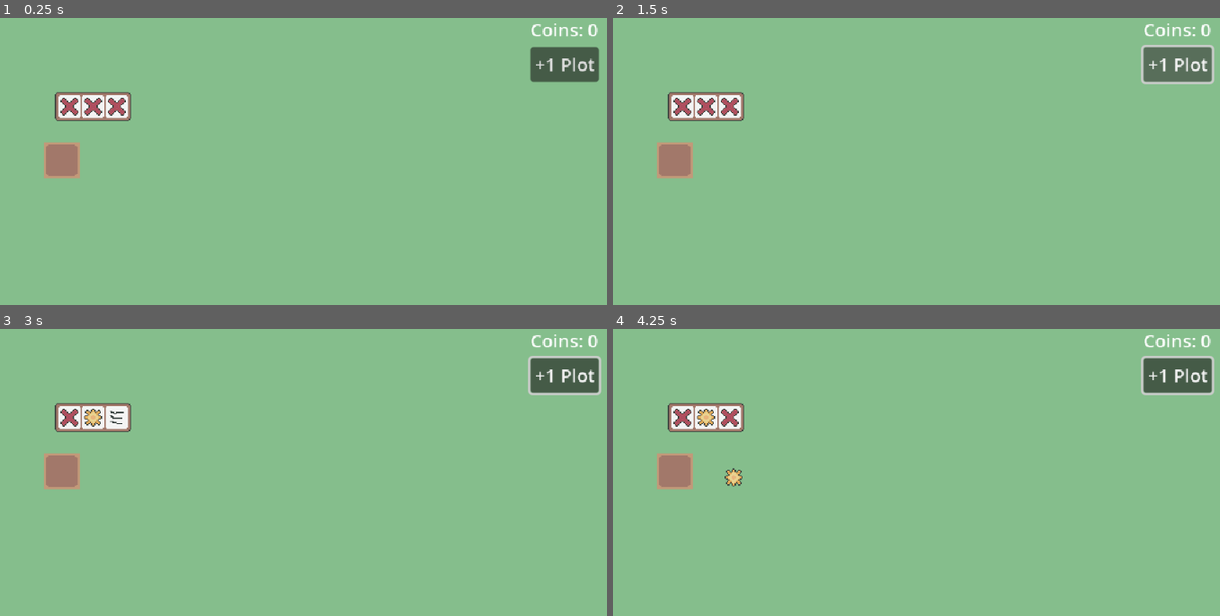
Above: before the commit, frames 1-4 (two rows, left to right).
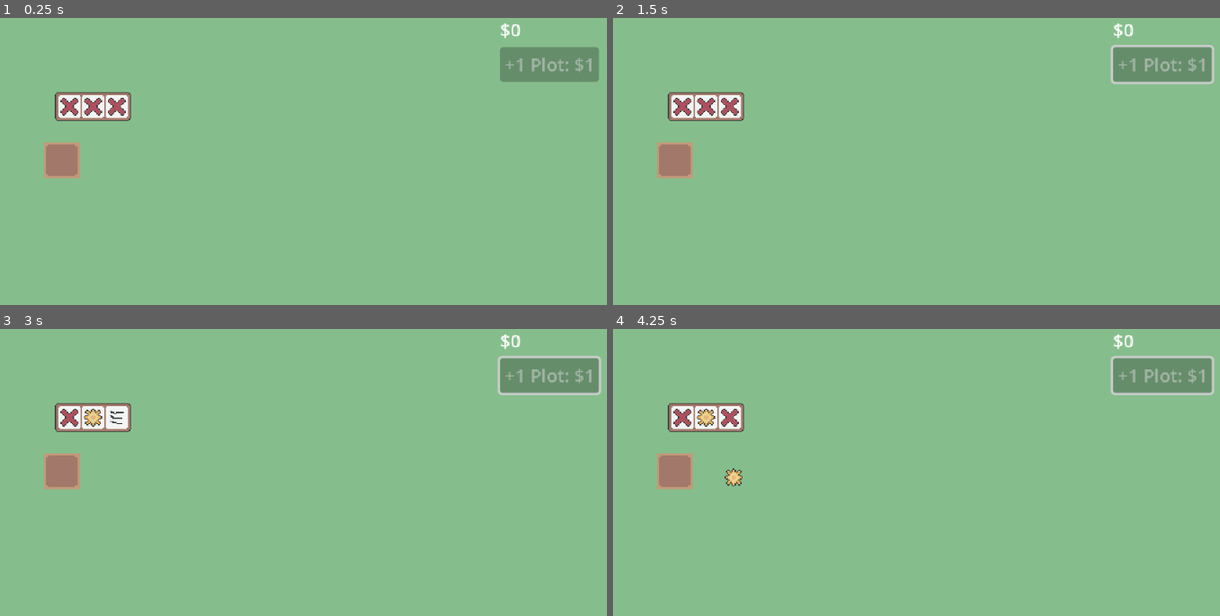
Above: after the commit, the same moments.

Repository: eric-marsh/farminata
Game: Godot game, scene res://scene/scene_switcher.tscn
Same seed, same stepped clock (60 frames per second), same inputs: the game is played once before the commit and once after it.
Inputs (mouse positions are in pixels of both pictures, inside the frame that each line leads up to):
- Up to frame 1 (0.25 s): no input
- Up to frame 2 (1.5 s): click (1177, 63) at 0.5 s, where only the run before the commit has a clickable "+1 Plot"; click (1177, 63) at 1.25 s, where only the run before the commit has a clickable "+1 Plot"
- Up to frame 3 (3 s): click (564, 374) at 2 s, where only the run before the commit has a clickable "+1 Plot"; tap Enter at 2.75 s; drag from (91, 417) to (321, 432) at 2.77 s
- Up to frame 4 (4.25 s): tap Space (ui_select) at 3.5 s; drag from (673, 472) to (825, 601) at 3.52 s

The runs differ from the first frame. In frame 1, 2.2% of the frame differs, in the area x 82-99%, y 1-23%; in frame 2, 2.2%; in frame 3, 2.3%, in the area x 81-99%, y 1-24%; in frame 4, 2.3%.

Commit message:
add plot upgrade

Diff:
--- a/project.godot
+++ b/project.godot
@@ -22,6 +22,7 @@
 Util="*res://script/util.gd"
 Enum="*res://script/enum.gd"
 Prices="*res://script/prices.gd"
+State="*res://script/state.gd"
 
 [display]
 
--- a/scene/canvas_layer.tscn
+++ b/scene/canvas_layer.tscn
@@ -24,6 +24,8 @@
 layout_mode = 2
 text = "Coins: 0"
 
-[node name="Button" type="Button" parent="MarginContainer/VBoxContainer"]
+[node name="PlotButton" type="Button" parent="MarginContainer/VBoxContainer"]
 layout_mode = 2
 text = "+1 Plot"
+
+[connection signal="pressed" from="MarginContainer/VBoxContainer/PlotButton" to="." method="_on_plot_button_pressed"]
--- a/scene/main.tscn
+++ b/scene/main.tscn
@@ -21,7 +21,6 @@
 paired_plot_grid = NodePath("../PlotGrid")
 
 [node name="PlotGrid" parent="PlotContainer" instance=ExtResource("4_0ha60")]
-num_plots = 1
 
 [node name="Drops" type="Node2D" parent="."]
 
--- a/scene/plot_grid.tscn
+++ b/scene/plot_grid.tscn
@@ -5,7 +5,6 @@
 
 [node name="PlotGrid" type="Node2D"]
 script = ExtResource("1_iwkn7")
-num_plots = 9
 
 [node name="Plot" parent="." instance=ExtResource("2_315pt")]
 plot_growth_state = 4
--- a/script/canvas_layer.gd
+++ b/script/canvas_layer.gd
@@ -2,11 +2,31 @@
 class_name canvas_layer
 
 func _ready() -> void:
-	pass
+	update_money_counter()
 
 func _process(delta: float) -> void:
 	pass
 
 func update_money_counter():
-	if Globals.Main:
-		$MarginContainer/VBoxContainer/HBoxContainer/MoneyLabel.text = str(Globals.Main.money_count)
+	if !Globals.Main:
+		return
+	var money: int = State.money
+
+	$MarginContainer/VBoxContainer/MoneyLabel.text = "$" + str(money)
+
+	var plot_price = Prices.get_upgrade_price(Enum.Upgrade_Type.AddPlot)
+
+	$MarginContainer/VBoxContainer/PlotButton.text = "+1 Plot: $" + str(plot_price)
+	$MarginContainer/VBoxContainer/PlotButton.disabled = plot_price > money
+
+
+
+func _on_plot_button_pressed() -> void:
+	var plot_price = Prices.get_upgrade_price(Enum.Upgrade_Type.AddPlot)
+	if !Globals.Main:
+		return
+
+	Globals.Main.change_money(-plot_price)
+	State.num_plots += 1
+	$"../PlotContainer/PlotGrid".add_plot() # TODO: If there is multiple plots, do this in a better way
+	update_money_counter()
--- a/script/droppable.gd
+++ b/script/droppable.gd
@@ -25,7 +25,8 @@
 		print("is produce")
 		Util.quick_timer(self,0.2, func():
 			# Todo: Money animation
-			Globals.Main.change_money(Prices.get_price(drop_type))
+			print(Prices.get_drop_price(drop_type))
+			Globals.Main.change_money(Prices.get_drop_price(drop_type))
 			queue_free()
 		)
 
--- a/script/enum.gd
+++ b/script/enum.gd
@@ -11,3 +11,5 @@
 
 
 enum Slot_Pos {Left, Middle, Right}
+
+enum Upgrade_Type { AddPlot }
--- a/script/main.gd
+++ b/script/main.gd
@@ -9,7 +9,6 @@
 var max_blocks: int = 900
 var is_dragging: bool = false
 
-var money_count: int = 0
 
 func _ready() -> void:
 	global_timer = 0
@@ -48,7 +47,7 @@
 	pass
 
 func change_money(money_dif: int):
-	money_count += money_dif
+	State.money += money_dif
 	Globals.CanvasLayerNode.update_money_counter()
 
 #
--- a/script/plot.gd
+++ b/script/plot.gd
@@ -39,6 +39,7 @@
 				d.delete()
 		Enum.Drop_Type.Carrot_Seed:
 			if plot_growth_state == Enum.Plot_Growth_State.None:
+				grow_type = Enum.Grow_Types.Carrot
 				set_next_growth_state()
 				d.delete()
 		_:
@@ -111,10 +112,12 @@
 
 func spawn_produce():
 	var d
+	print(grow_type)
 	match grow_type:
 		Enum.Grow_Types.None:
 			return
 		Enum.Grow_Types.Carrot:
+			print("Carrot")
 			d = Util.spawn_droppable(Enum.Drop_Type.Carrot, global_position, Vector2.ZERO, Vector2.ZERO)
 			d.is_produce = true
 
--- a/script/plot_grid.gd
+++ b/script/plot_grid.gd
@@ -1,7 +1,7 @@
 extends Node2D
 class_name plot_grid
 
-@export var num_plots = 1
+var num_plots = State.num_plots
 
 var plots: Array[plot] = []
 func _ready() -> void:
@@ -24,6 +24,13 @@
 		add_child(p)
 		plots.push_back(p)
 		plots_left -= 1
+
+
+func add_plot():
+	var p = PLOT.instantiate() as plot
+	p.position = get_square_position(get_children().size()) * p.size
+	add_child(p)
+	plots.push_back(p)
 
 func get_square_position(index: int) -> Vector2:
 	var num_columns = ceil(sqrt(num_plots))
--- a/script/prices.gd
+++ b/script/prices.gd
@@ -2,9 +2,14 @@
 
 #enum Drop_Type { Blurry, X, Water, Sun, Carrot_Seed, Carrot }
 
-func get_price(symbol: Enum.Drop_Type) -> int:
+func get_drop_price(symbol: Enum.Drop_Type) -> int:
 	match symbol:
 		Enum.Drop_Type.Carrot:
 			return 1
 		_:
 			return 0
+
+func get_upgrade_price(type: Enum.Upgrade_Type):
+	match type:
+		Enum.Upgrade_Type.AddPlot:
+			return State.num_plots * State.num_plots
--- /dev/null
+++ b/script/state.gd
@@ -0,0 +1,5 @@
+extends Node
+class_name state
+
+var money:int = 0
+var num_plots:int = 1
Not shown, added: script/state.gd.uid
